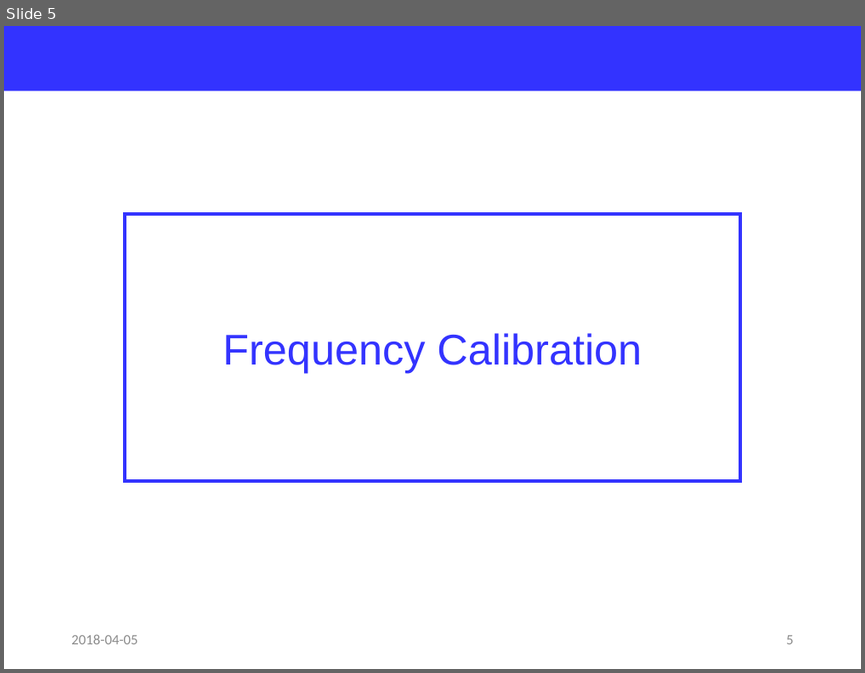
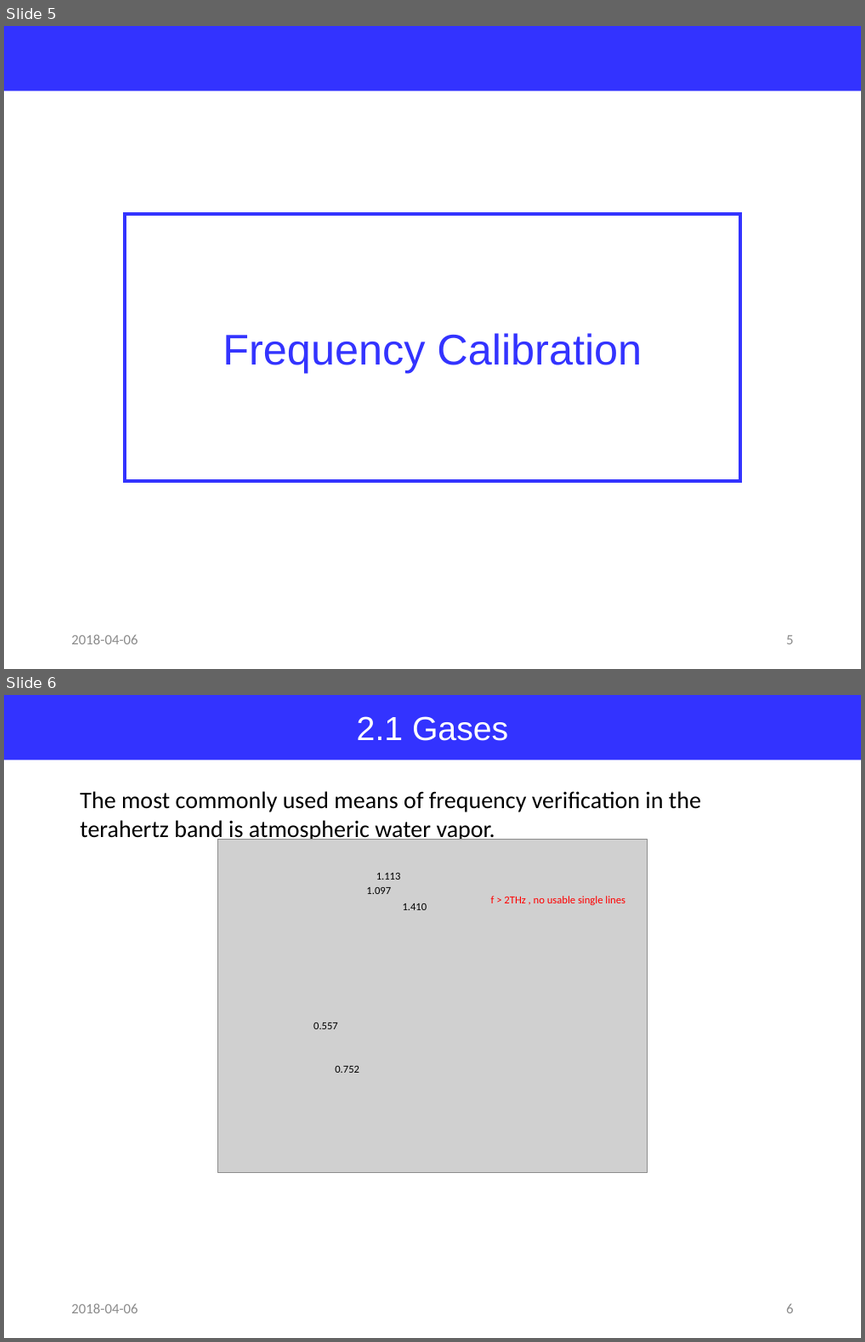
Before and after one commit to jglee96/NBTP_Lab, a slide deck: Terahertz Metrology/Ch6/Terahertz Metrology_Ch6.pptx. Shown one above the other, each under a label of ours: slide 5 before the commit, slides 5 and 6 after it. The pictures are 865x673 and 865x1342 pixels, drawn with LibreOffice and Linux fonts; fonts in the diff are those of the drawing; grey boxes stand for pictures. Boxes give left, top, right and bottom in pixels: in the first picture for what was removed or moved away, otherwise in the second. Text is boxed around its words. In the diff, an @@ line names an element or a change of style, - is before the commit and + after.

```diff
--- a/Terahertz Metrology/Ch6/Terahertz Metrology_Ch6.pptx
+++ b/Terahertz Metrology/Ch6/Terahertz Metrology_Ch6.pptx
@@ slide 6 added at (4, 695, 861, 1338), background #FFFFFF @@
@@ rectangle added at (4, 695, 861, 760), fill #3333FF, 28 pt, text #FFFFFF @@
+2.1 Gases
@@ text added at (80, 791, 701, 843), 20 pt, text #000000 @@
+The most commonly used means of frequency verification in the terahertz band is atmospheric water vapor.
@@ picture added at (218, 839, 647, 1171) @@
@@ text added at (376, 873, 401, 879), 9 pt, text #000000 @@
+1.113
@@ text added at (366, 887, 391, 894), 9 pt, text #000000 @@
+1.097
@@ text added at (491, 896, 625, 905), 9 pt, text #FF0000 @@
+f > 2THz , no usable single lines
@@ text added at (403, 903, 427, 910), 9 pt, text #000000 @@
+1.410
@@ text added at (313, 1022, 338, 1029), 9 pt, text #000000 @@
+0.557
@@ text added at (335, 1066, 359, 1072), 9 pt, text #000000 @@
+0.752
@@ text added at (71, 1303, 137, 1313), 12 pt, text #8C8C8C @@
+2018-04-06
@@ page number added at (786, 1304, 793, 1313), 12 pt, text #8C8C8C @@
+6
@@ slide 5 changed as well @@
@@ text at (71, 634, 137, 644): text changed @@
-2018-04-05
+2018-04-06
```
Also in this commit, not shown: 5 other slides changed, 9 other slides added, 1 slide removed, 11 other files.
